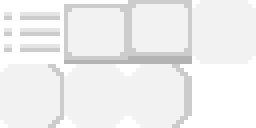
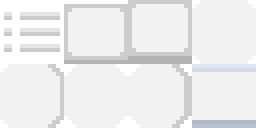
Layers edited between the first and the second w=256, h=128 image:
added layer "tiled_health_bar" above "Layer 1" over left=192, top=64, right=256, bottom=128
